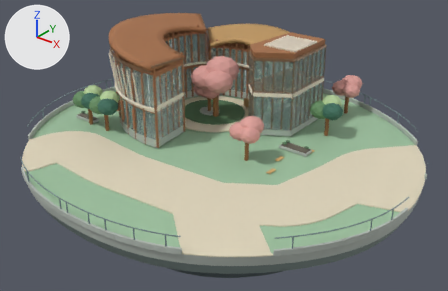
Renders of the glTF model public/models/bdeh-r21/B.glb from each side of a commit.
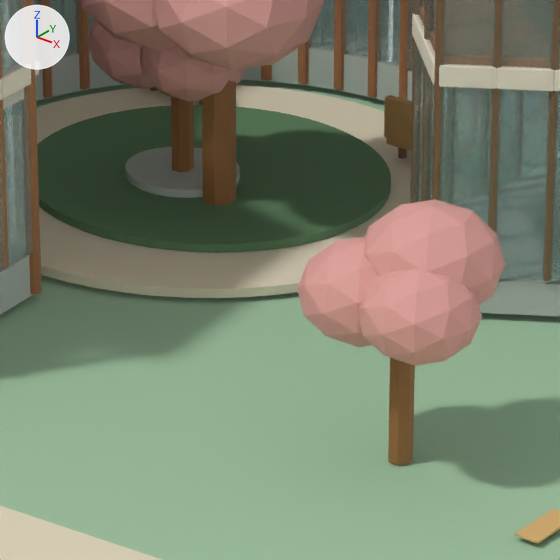
There are two pictures of each version: one whole from a 50 mm camera at (26.29, -32.53, 20.16) aimed at (0.05, 0.28, -0.18), one close up on the part from 40% to 61% of the width and 28% to 61% of the height. The axes (+X, +Y, +Z) are drawn at upper left. The lights are the same throughout. The first two pictures are the older version. Where no turn or scale is listed for an object, it has been applied to the vertices. Vertices at exactly the same position are counted once.

Names of what the first close-up shows: 'ROLE_building_Components__careGarden', 'ROLE_building_Components__careGlass', 'ROLE_building_Components__careLinen', 'ROLE_building_Components__careRoof', 'ROLE_building_Components__copperdark', 'ROLE_building_Components__stone2', 'ROLE_landscape_Components__copperdark', 'ROLE_landscape_Components__flower', 'ROLE_landscape_Components__stone2', 'ROLE_landscape_Components__warmwood', 'ROLE_landscape_Components__wood', 'ROLE_paving_Components__paveLight', 'ROLE_terrain_Components__grass' and 1 more.
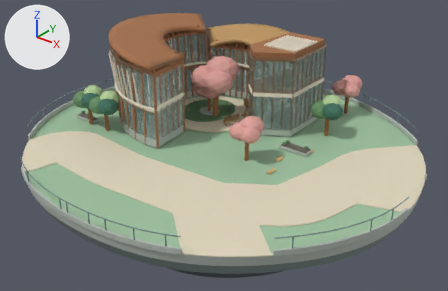
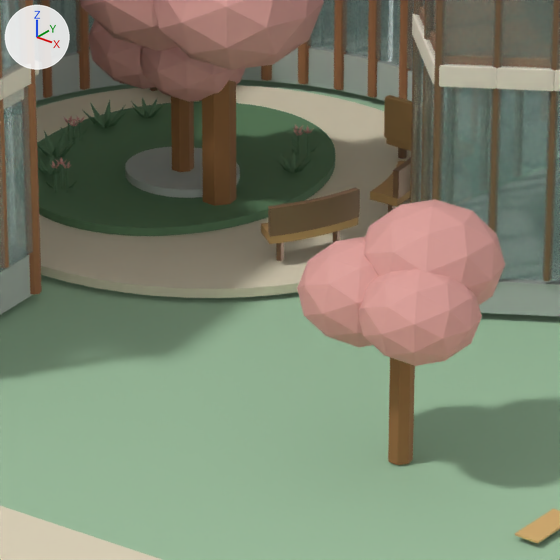
Location of each change, (x1, y1, x2, y2) in pixels of the close-ups (560 x 560 px):
'ROLE_building_Components__careGarden', moved, rescaled (16% narrower, 9% shorter)
    before: (37, 105, 391, 253)
    after: (37, 101, 335, 236)
'ROLE_landscape_Components__copperdark', reshaped (mostly hidden before)
    before: (150, 87, 407, 159)
    after: (150, 87, 411, 261)
'ROLE_landscape_Components__warmwood', reshaped
    before: (384, 95, 412, 151)
    after: (261, 95, 412, 244)
part 2 of me_role_landscape_components__copperdark, added (mostly hidden)
    after: (333, 231, 340, 243)
part 3 of me_role_landscape_components__copperdark, added
    after: (276, 242, 284, 261)
part 4 of me_role_landscape_components__copperdark, added (brown)
    after: (393, 157, 411, 199)
part 5 of me_role_landscape_components__copperdark, added (brown)
    after: (268, 187, 360, 237)
part 6 of me_role_landscape_components__warmwood, added (orange)
    after: (370, 161, 410, 206)
part 7 of me_role_landscape_components__warmwood, added (orange)
    after: (261, 217, 358, 244)
'ROLE_landscape_Components__careGarden', unchanged, uncovered by the edit
    after: (37, 97, 320, 193)

The change, as a diff of the scene's bpy script:
```diff
--- a/public/models/bdeh-r21/B.glb.py
+++ b/public/models/bdeh-r21/B.glb.py
@@ me_role_building_components__caregarden @@
 # used by ob_role_building_components__caregarden; location = (0.0, 0.0, 0.0)
-me_role_building_components__caregarden.from_pydata(...)  # 116 vertices, 228 faces; spans x -6.6..-1.3, y 1.45..6.35, z 0.29..0.41
+me_role_building_components__caregarden.from_pydata(...)  # 116 vertices, 228 faces; spans x -6.6..-2.4, y 1.45..6.35, z 0.29..0.41
+# me_role_building_components__caregarden part 1: the whole mesh is scaled about its middle by (0.792, 1, 1), then moved by (-0.55, 0.0, 0.0)
 me_role_building_components__caregarden.materials.append(mat_caregarden)
@@ me_role_landscape_components__copperdark @@
 # used by ob_role_landscape_components__copperdark; location = (0.0, 0.0, 0.0)
-me_role_landscape_components__copperdark.from_pydata(...)  # 108 vertices, 192 faces; spans x -7.05..-1.29, y 1.86..6.35, z 0.14..0.55
+me_role_landscape_components__copperdark.from_pydata(...)  # 236 vertices, 424 faces; spans x -7.05..-0.81, y 1.86..6.35, z 0.14..1.14
+# me_role_landscape_components__copperdark part 2: a new loose piece, a 5-sided cylinder along z spanning x -1.172..-1.072, y 3.141..3.246, z 0.28..0.65, in mat_copperdark (brown #86664b)
+# me_role_landscape_components__copperdark part 3: a new loose piece, a 5-sided cylinder along z spanning x -1.502..-1.403, y 2.344..2.448, z 0.28..0.65, in mat_copperdark (brown #86664b)
+# me_role_landscape_components__copperdark part 4: a new loose piece of 44 vertices spanning x -1.3..-0.81, y 4.17..5.47, z 0.74..1.14, in mat_copperdark (brown #86664b)
+# me_role_landscape_components__copperdark part 5: a new loose piece of 44 vertices spanning x -1.44..-0.85, y 2.09..3.37, z 0.74..1.14, in mat_copperdark (brown #86664b)
+# other edits to the shape of me_role_landscape_components__copperdark do not show in these pictures
 me_role_landscape_components__copperdark.materials.append(mat_copperdark)
@@ me_role_landscape_components__warmwood @@
 # used by ob_role_landscape_components__warmwood; location = (0.0, 0.0, 0.0)
-me_role_landscape_components__warmwood.from_pydata(...)  # 144 vertices, 264 faces; spans x -7.11..-1.23, y 1.64..6.53, z 0.53..1.26
+me_role_landscape_components__warmwood.from_pydata(...)  # 232 vertices, 432 faces; spans x -7.11..-0.83, y 1.64..6.53, z 0.53..1.26
+# me_role_landscape_components__warmwood part 6: a new loose piece of 44 vertices spanning x -1.61..-0.83, y 4.14..5.47, z 0.62..0.74, in mat_warmwood (orange #be965f)
+# me_role_landscape_components__warmwood part 7: a new loose piece of 44 vertices spanning x -1.74..-0.87, y 2.1..3.43, z 0.62..0.74, in mat_warmwood (orange #be965f)
 me_role_landscape_components__warmwood.materials.append(mat_warmwood)
```
